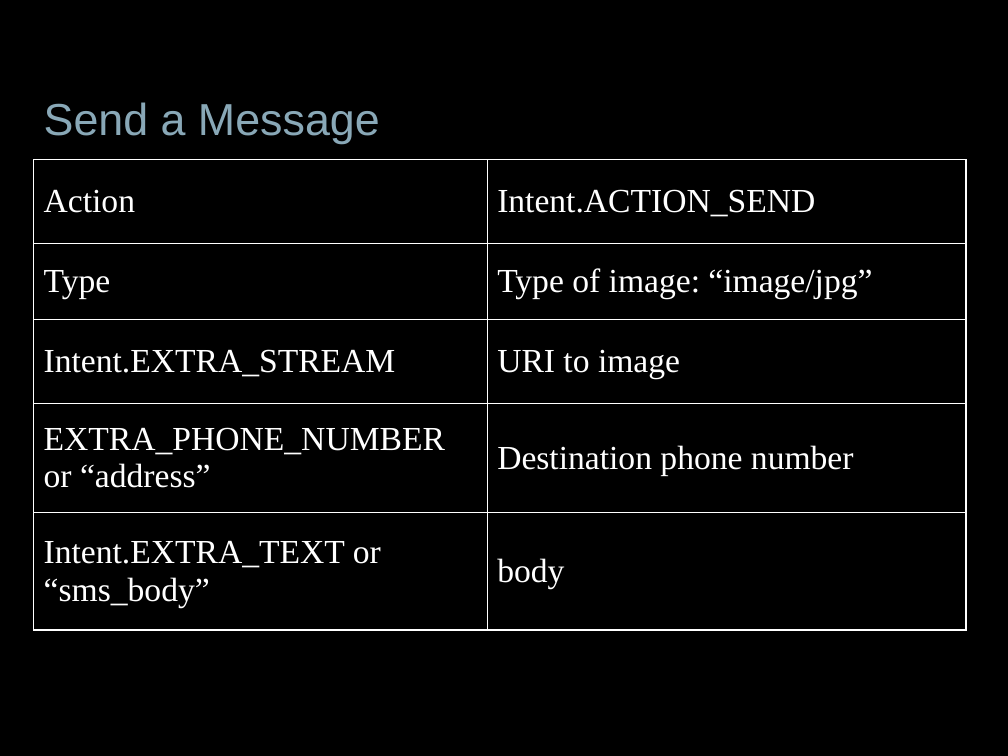
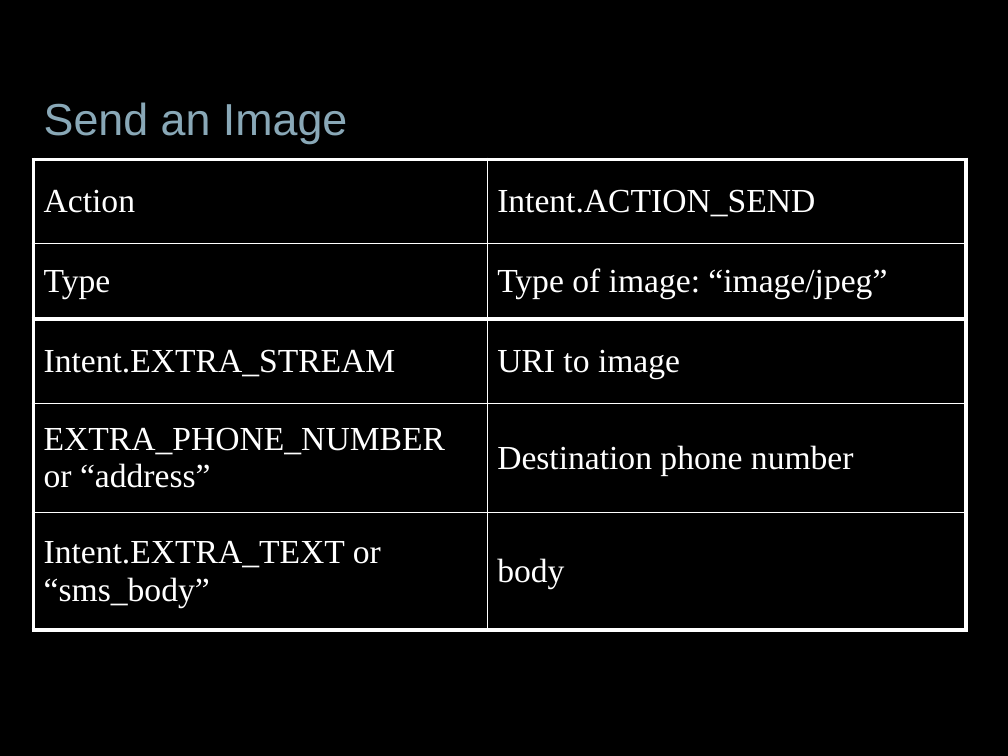
Before and after one commit to jessitron/Tronsmit, a slide deck: slide 16 of presentations/DevTeach-Intents.pptx (slide 13 before the commit). Drawn at 1008x756 pixels with LibreOffice and Linux fonts; fonts in the diff are those of the drawing; background and template pictures are left out. Boxes give left, top, right and bottom in pixels: in the first picture for what was removed or moved away, otherwise in the second. Text is boxed around its words. In the diff, an @@ line names an element or a change of style, - is before the commit and + after.

```diff
--- a/presentations/DevTeach-Intents.pptx
+++ b/presentations/DevTeach-Intents.pptx
@@ title at [44, 102, 347, 144]: text changed @@
-Send a Message
+Send an Image
@@ table at [33, 159, 966, 630] @@
-row 2, column 2: Type of image: “image/jpg”
+row 2, column 2: Type of image: “image/jpeg”
@@ borders changed @@
```
Also in this commit, not shown: 12 other slides changed, 13 slides added, 1 slide removed, 3 other files.
